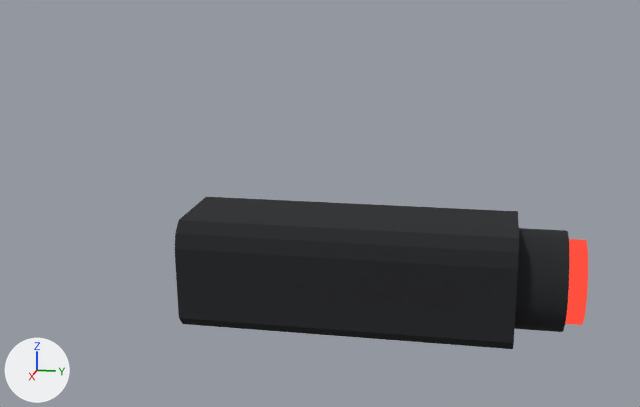
What one commit did to the glTF model assets/models/attachment_assault_laser.glb.
Before and after are seen from a camera (50 mm lens) standing at (0.1457, 0.3087, -0.0073) and looking at (-0.0024, 0.2791, -0.0444). Lighting does not change. The marker at lower left points along +X, +Y and +Z. The first picture is the older version. Vertices at exactly the same position are counted once.

The first picture shows 'attachment_assault_laser__assault_laser__assault_laser__body', 'attachment_assault_laser__assault_laser__assault_laser__emitter'.
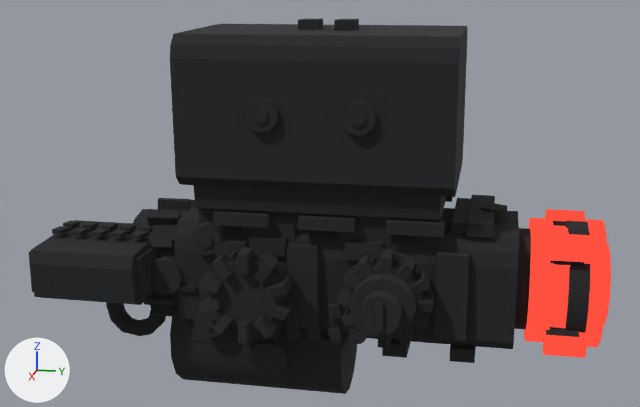
Edits to the bpy script that builds the scene:
```text
Change me_geometry_177_ds_wblack:
    used by ob_attachment_assault_laser__assault_laser__assault_laser__body; location = (0.0, 0.0, 0.0)
    remove me_geometry_177_ds_wblack.from_pydata(...)  # 90 vertices, 168 faces; spans x -0.011..0.011, y 0.257..0.321, z -0.065..-0.045
    add me_geometry_177_ds_wblack.from_pydata(...)  # 3374 vertices, 5772 faces; spans x -0.0277..0.0228, y 0.2332..0.325, z -0.0778..-0.0127
    me_geometry_177_ds_wblack part 1: the loose piece of 42 vertices spanning x -0.0083..0.0083, y 0.313..0.321, z -0.0635..-0.0465 is copied, and the copy is scaled about its middle by (1.15, -3.75, -1.15), then moved by (0.0, -0.047, -0.013); it spans x -0.0096..0.0096, y 0.255..0.285, z -0.0778..-0.0582
    me_geometry_177_ds_wblack part 2: a new loose piece, a box spanning x -0.0085..0.0085, y 0.3025..0.3075, z -0.0455..-0.0437, in mat_ds_wblack (black #222326)
    me_geometry_177_ds_wblack part 3: the loose piece of 42 vertices spanning x -0.0083..0.0083, y 0.313..0.321, z -0.0635..-0.0465 is copied, and the copy is scaled about its middle by (1.08, -0.75, -1.08), then moved by (0.0, -0.063, 0.0); it spans x -0.009..0.009, y 0.251..0.257, z -0.0642..-0.0458
    me_geometry_177_ds_wblack part 4: 3152 vertices added at x -0.0277..0.0228, y 0.2332..0.325, z -0.0712..-0.0127
    other edits to the shape of me_geometry_177_ds_wblack do not show in these pictures
Change me_geometry_178_ds_wreticle:
    used by ob_attachment_assault_laser__assault_laser__assault_laser__emitter; location = (0.0, 0.0, 0.0)
    remove me_geometry_178_ds_wreticle.from_pydata(...)  # 36 vertices, 68 faces; spans x -0.0072..0.0072, y 0.321..0.324, z -0.0622..-0.0478
    add me_geometry_178_ds_wreticle.from_pydata(...)  # 530 vertices, 968 faces; spans x -0.01033..0.01033, y 0.315..0.3275, z -0.0656..-0.0444
    me_geometry_178_ds_wreticle part 5: the loose piece of 36 vertices spanning x -0.0072..0.0072, y 0.321..0.324, z -0.0622..-0.0478 is copied, and the copy is scaled about its middle by (0.944, 0.333, 0.944), then moved by (0.0, 0.0045, 0.0); it spans x -0.0068..0.0068, y 0.3265..0.3275, z -0.0618..-0.0482
    me_geometry_178_ds_wreticle part 6: the loose piece of 36 vertices spanning x -0.0072..0.0072, y 0.321..0.324, z -0.0622..-0.0478 is copied, and the copy is scaled about its middle by (0.306, -1.67, -0.306), then moved by (0.00608, -0.0035, 0.00608); it spans x 0.00388..0.00828, y 0.3165..0.3215, z -0.05112..-0.04672
    me_geometry_178_ds_wreticle part 7: the loose piece of 36 vertices spanning x -0.0072..0.0072, y 0.321..0.324, z -0.0622..-0.0478 is copied, and the copy is scaled about its middle by (0.306, -1.67, -0.306), then moved by (0.00608, -0.0035, -0.00608); it spans x 0.00388..0.00828, y 0.3165..0.3215, z -0.06328..-0.05888
    me_geometry_178_ds_wreticle part 8: 270 vertices added at x -0.01033..0.01033, y 0.315..0.3265, z -0.0656..-0.0444
    other edits to the shape of me_geometry_178_ds_wreticle do not show in these pictures
```

Location of each change, [x1, y1, x2, y2] in pixels of the pictures (640 x 407 px):
'attachment_assault_laser__assault_laser__assault_laser__body', reshaped (42% wider, 146% taller): before [175, 197, 569, 349]; after [29, 19, 590, 394]
'attachment_assault_laser__assault_laser__assault_laser__emitter', reshaped: before [565, 239, 588, 325]; after [524, 209, 611, 358]
part 1 of me_geometry_177_ds_wblack, added (black): after [170, 303, 357, 394]
part 2 of me_geometry_177_ds_wblack, added (black): after [451, 198, 471, 234]
part 3 of me_geometry_177_ds_wblack, added: after [149, 208, 192, 303]
part 4 of me_geometry_177_ds_wblack, added (black): after [29, 19, 590, 379]
part 5 of me_geometry_178_ds_wreticle, added (mostly hidden): after [604, 244, 611, 324]
part 6 of me_geometry_178_ds_wreticle, added (mostly hidden): after [541, 241, 570, 268]
part 7 of me_geometry_178_ds_wreticle, added (mostly hidden): after [535, 322, 566, 341]
part 8 of me_geometry_178_ds_wreticle, added: after [524, 209, 608, 358]
